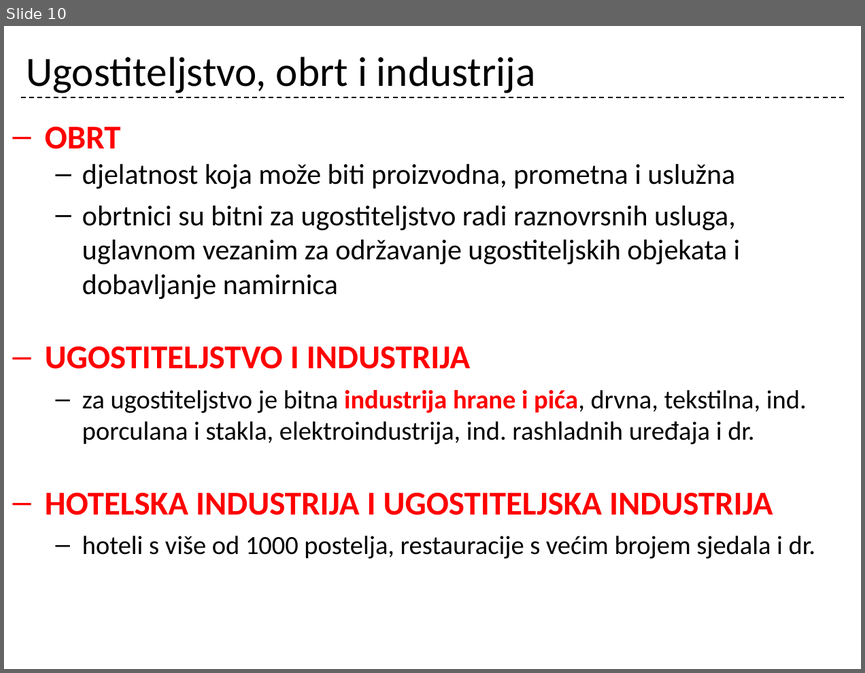
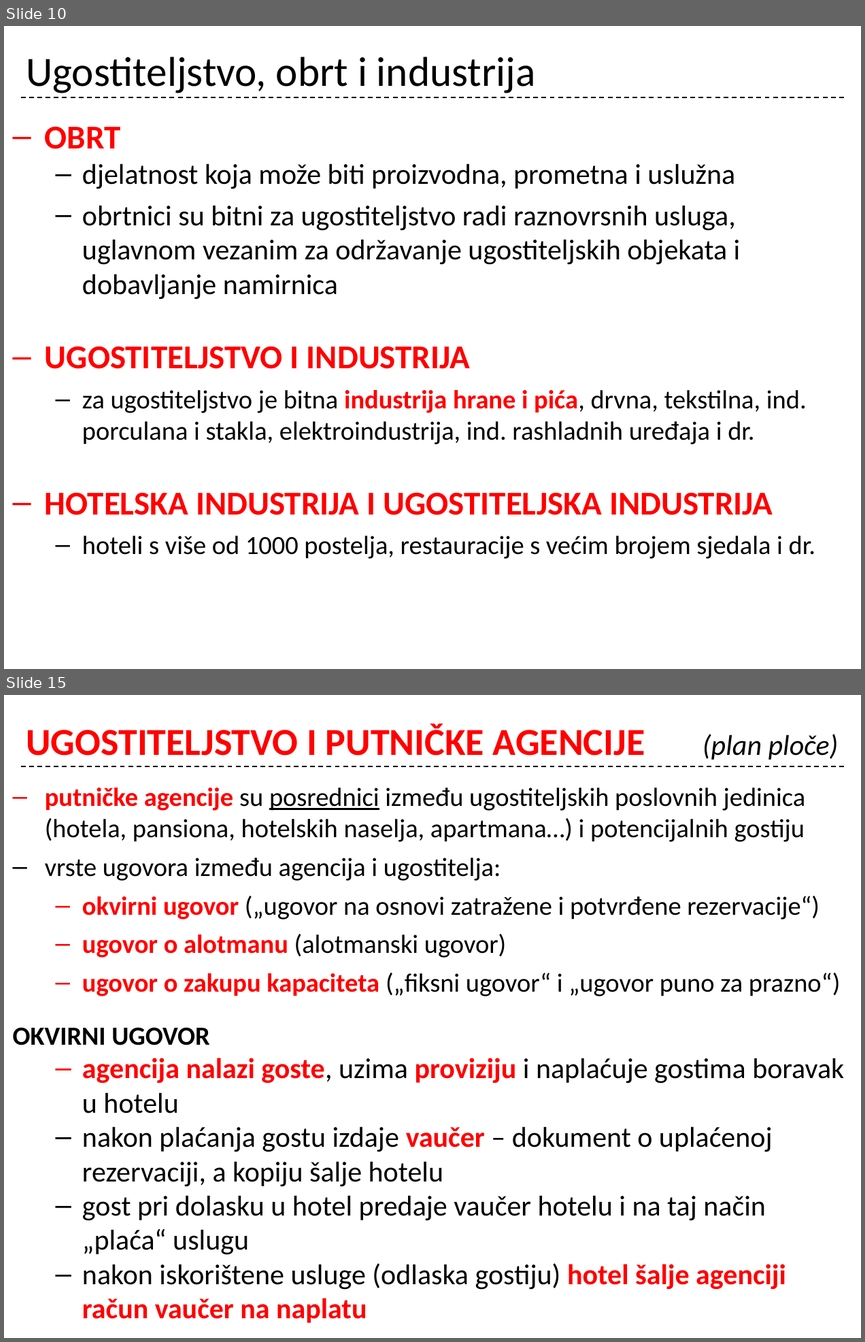
Before and after one commit to cornx/print, a slide deck: data/organizacija/001_uvod_i_ug_kao_gosp_djelatnost_ponavljanje.pptx. Shown one above the other, each under a label of ours: slide 10 before the commit, slides 10 and 15 after it; the slides between them are not shown. The pictures are 865x673 and 865x1342 pixels, drawn with LibreOffice and Linux fonts; fonts in the diff are those of the drawing. Boxes give left, top, right and bottom in pixels: in the first picture for what was removed or moved away, otherwise in the second. Text is boxed around its words. In the diff, an @@ line names an element or a change of style, - is before the commit and + after.

```diff
--- a/data/organizacija/001_uvod_i_ug_kao_gosp_djelatnost_ponavljanje.pptx
+++ b/data/organizacija/001_uvod_i_ug_kao_gosp_djelatnost_ponavljanje.pptx
@@ slide 15 added at <box>4,695,861,1338</box>, background #FFFFFF; not listed: 1 template element that a slide beside it also shows @@
@@ title added at <box>26,724,838,760</box>, 32 pt, text #FF0000, bold @@
+UGOSTITELJSTVO I PUTNIČKE AGENCIJE (plan ploče)
@@ text added at <box>13,787,844,1323</box>, 22 pt, text #000000 @@
+– putničke agencije su posrednici između ugostiteljskih poslovnih jedinica (hotela, pansiona, hotelskih naselja, apartmana…) i potencijalnih gostiju
+– vrste ugovora između agencija i ugostitelja:
+  – okvirni ugovor („ugovor na osnovi zatražene i potvrđene rezervacije“)
+  – ugovor o alotmanu (alotmanski ugovor)
+  – ugovor o zakupu kapaciteta („fiksni ugovor“ i „ugovor puno za prazno“)
+OKVIRNI UGOVOR
+  – agencija nalazi goste, uzima proviziju i naplaćuje gostima boravak u hotelu
+  – nakon plaćanja gostu izdaje vaučer – dokument o uplaćenoj rezervaciji, a kopiju šalje hotelu
+  – gost pri dolasku u hotel predaje vaučer hotelu i na taj način „plaća“ uslugu
+  – nakon iskorištene usluge (odlaska gostiju) hotel šalje agenciji račun vaučer na naplatu
```
Also in this commit, not shown: 8 other slides added.
